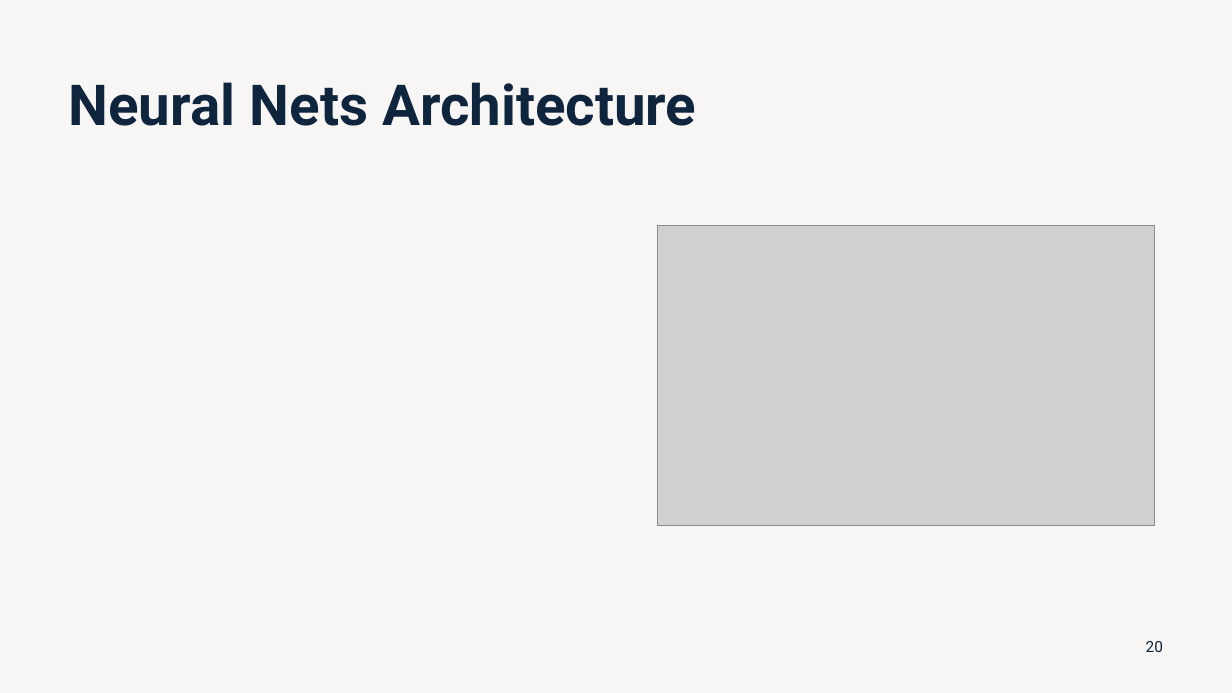
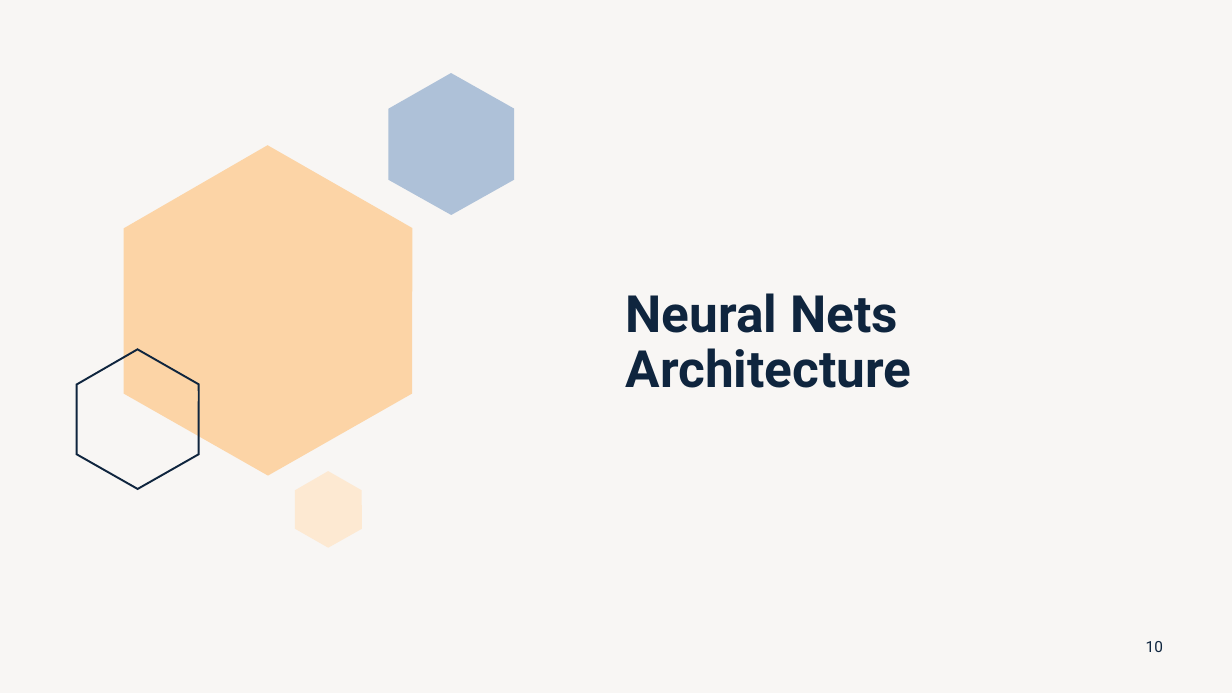
Before and after one commit to lobaton/Deep-Learning-with-Python, a slide deck: slide 10 of Slides/02 - Training and Evaluation.pptx (slide 20 before the commit). Drawn at 1232x693 pixels with LibreOffice and Linux fonts; fonts in the diff are those of the drawing; grey boxes stand for pictures. Boxes give left, top, right and bottom in pixels: in the first picture for what was removed or moved away, otherwise in the second. Text is boxed around its words. In the diff, an @@ line names an element or a change of style, - is before the commit and + after.

```diff
--- a/Slides/02 - Training and Evaluation.pptx
+++ b/Slides/02 - Training and Evaluation.pptx
@@ freeform shape added at (388, 73, 514, 215), fill #AEC1D8 @@
@@ freeform shape added at (124, 145, 412, 476), fill #FCD4A6 @@
@@ title "Neural Nets Architecture": place and size @@
-title "Neural Nets Architecture" at (69, 82, 696, 126)
+title "Neural Nets Architecture" at (626, 293, 912, 388)
@@ title "Neural Nets Architecture" at (626, 293, 912, 388): size 44 to 40 pt; vertical alignment middle to bottom @@
@@ picture removed at (658, 226, 1154, 525) @@
@@ freeform shape added at (77, 349, 199, 489), outline #0F253E 1.5 pt @@
@@ freeform shape added at (295, 471, 362, 548), fill #FDE9D2 @@
@@ page number at (1146, 641, 1163, 652): text changed @@
-20
+10
```
Also in this commit, not shown: 2 other slides changed, 5 slides added, 2 slides removed.
